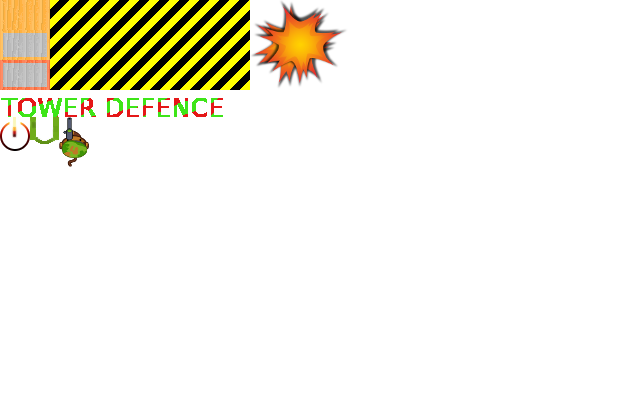
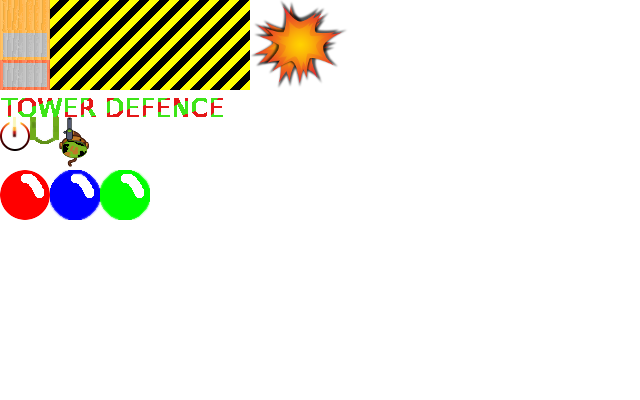
Layer changes from the first 640x400 image to the second:
added layer "green_enemy" above "blue_enemy" over [100, 170, 150, 220]
added layer "blue_enemy" above "red_enemy" over [50, 170, 100, 220]
added layer "red_enemy" above "sniper" over [0, 170, 50, 220]
painted on "sniper" over [63, 141, 87, 157]
